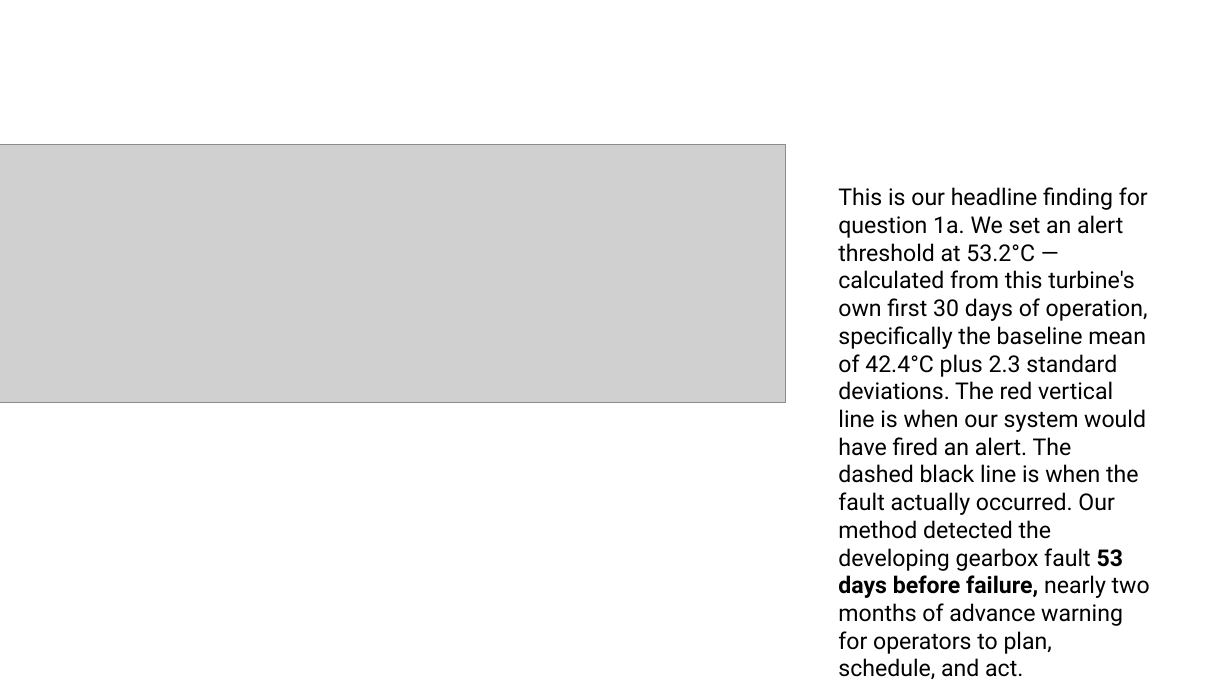
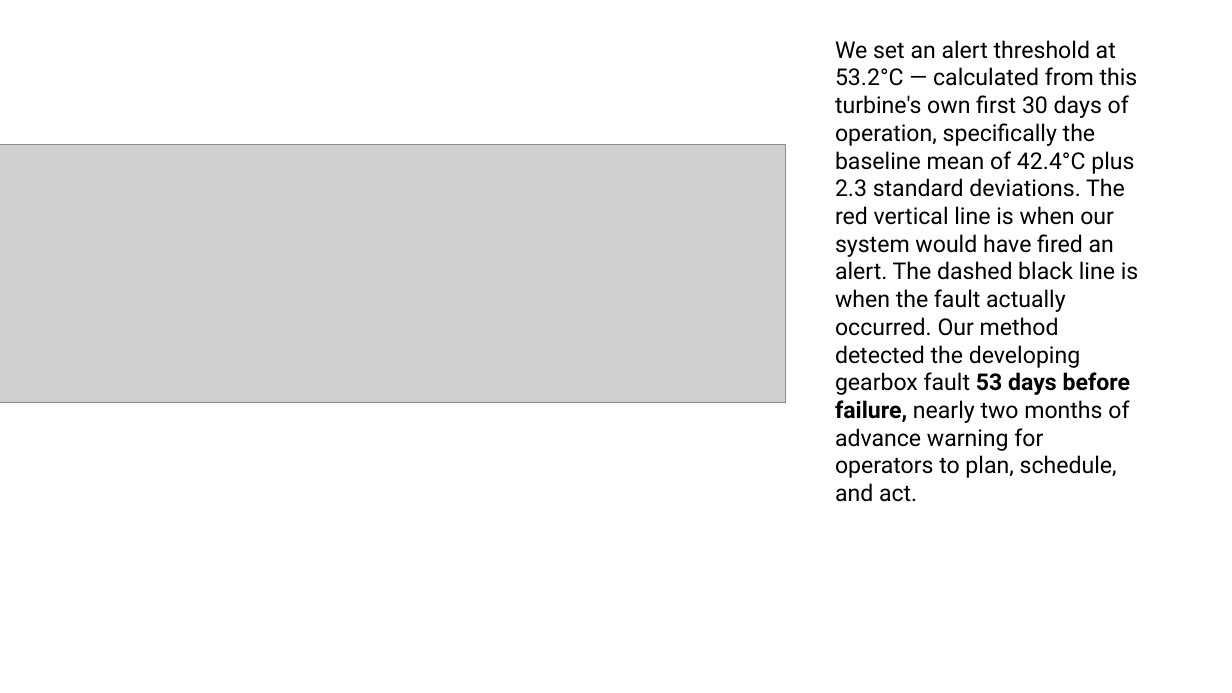
Before and after one commit to KMANN-R2-D2/DSMLC-Final_Competition, a slide deck: slide 5 of Asees-analysis/VISUALIZATIONS SO FAR.pptx. Drawn at 1232x693 pixels with LibreOffice and Linux fonts; fonts in the diff are those of the drawing; grey boxes stand for pictures. Boxes give left, top, right and bottom in pixels: in the first picture for what was removed or moved away, otherwise in the second. Text is boxed around its words. In the diff, an @@ line names an element or a change of style, - is before the commit and + after.

```diff
--- a/Asees-analysis/VISUALIZATIONS SO FAR.pptx
+++ b/Asees-analysis/VISUALIZATIONS SO FAR.pptx
@@ text at bbox=[835, 40, 1139, 502]: text changed @@
-This is our headline finding for question 1a. We set an alert threshold at 53.2°C — calculated from this turbine's own first 30 days of operation, specifically the baseline mean of 42.4°C plus 2.3 standard deviations. The red vertical line is when our system would have fired an alert. The dashed black line is when the fault actually occurred. Our method detected the developing gearbox fault 53 days before failure, nearly two months of advance warning for operators to plan, schedule, and act.
+We set an alert threshold at 53.2°C — calculated from this turbine's own first 30 days of operation, specifically the baseline mean of 42.4°C plus 2.3 standard deviations. The red vertical line is when our system would have fired an alert. The dashed black line is when the fault actually occurred. Our method detected the developing gearbox fault 53 days before failure, nearly two months of advance warning for operators to plan, schedule, and act.
```
Also in this commit, not shown: 4 other slides changed.
